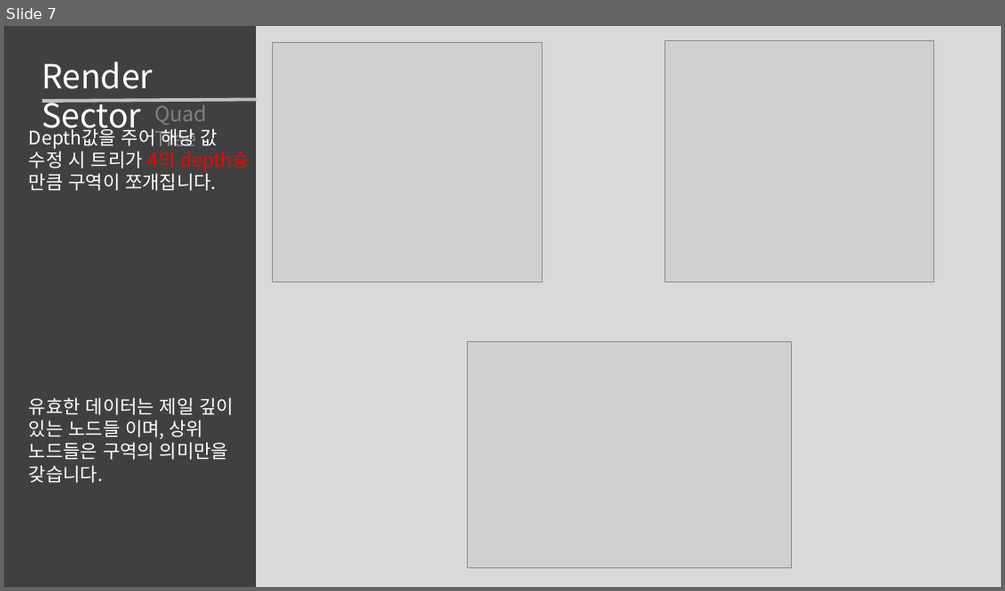
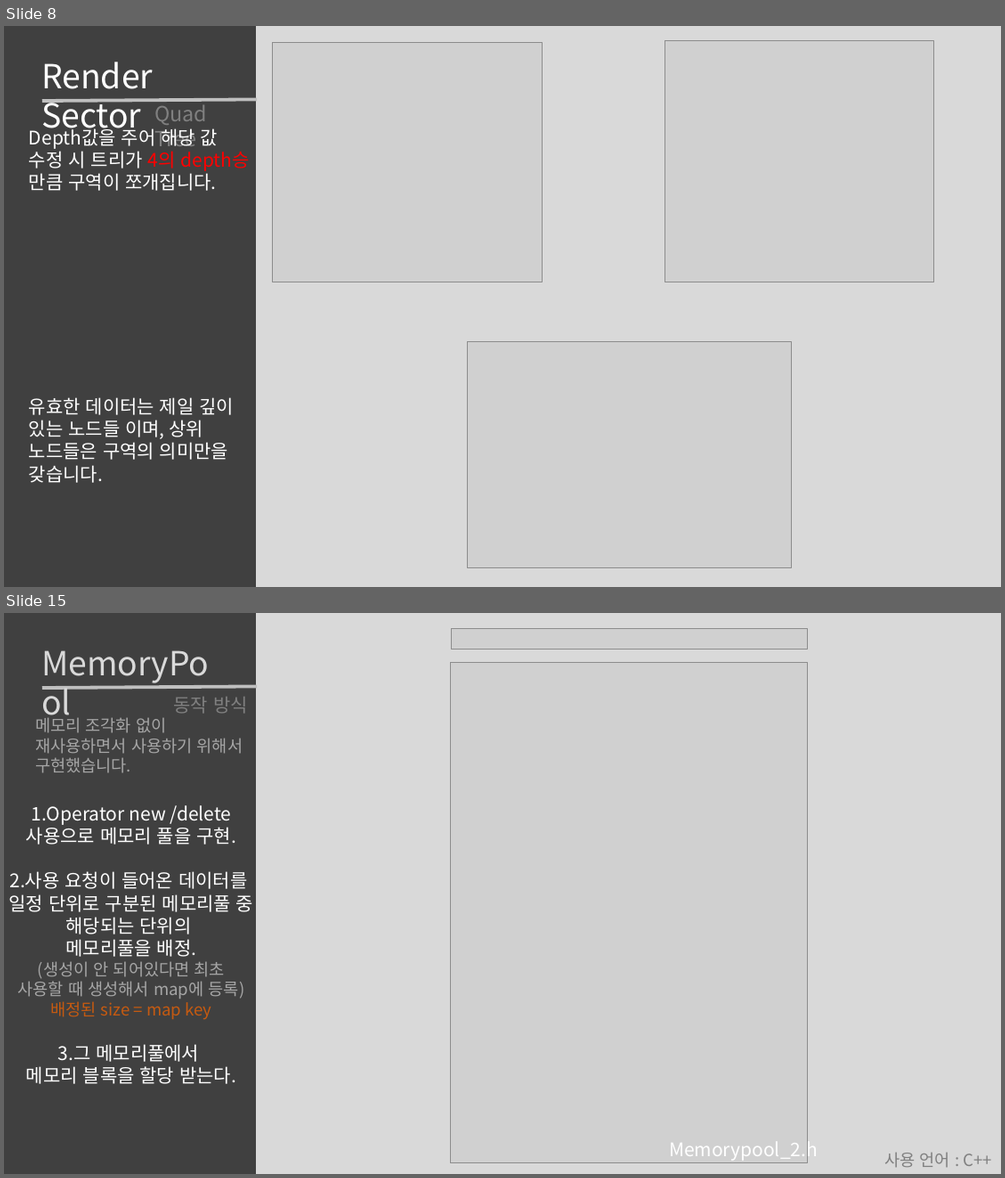
Before and after one commit to roka0105/Team.Yggdrasil_Server, a slide deck: 최예람 포트폴리오.pptx. Shown one above the other, each under a label of ours: slide 7 before the commit, slides 8 and 15 after it; the slides between them are not shown. The pictures are 1005x591 and 1005x1178 pixels, drawn with LibreOffice and Linux fonts; fonts in the diff are those of the drawing; grey boxes stand for pictures. Boxes give left, top, right and bottom in pixels: in the first picture for what was removed or moved away, otherwise in the second. Text is boxed around its words. In the diff, an @@ line names an element or a change of style, - is before the commit and + after.

Commit message:
포트폴리오 업데이트

```diff
--- a/최예람 포트폴리오.pptx
+++ b/최예람 포트폴리오.pptx
@@ slide 15 added at (4,613,1001,1174), background #404040 @@
@@ text added at (34,639,228,686), 32 pt, text #D9D9D9 @@
+MemoryPool
@@ rectangle added at (257,613,1001,1174), fill #D9D9D9, outline #D9D9D9 1 pt @@
@@ picture added at (451,628,808,649) @@
@@ picture added at (451,662,808,1163) @@
@@ line added from (42, 688) to (257, 686), #BFBFBF 3.25 pt @@
@@ text added at (35,714,243,773), 16 pt, text #A6A6A6 @@
+메모리 조각화 없이 재사용하면서 사용하기 위해서 구현했습니다.
@@ text added at (174,697,248,713), 18 pt, text #808080 @@
+동작 방식
@@ text added at (9,805,253,1084), 18 pt, text #FFFFFF @@
+1.Operator new /delete
+사용으로 메모리 풀을 구현.
+2.사용 요청이 들어온 데이터를
+일정 단위로 구분된 메모리풀 중
+해당되는 단위의
+메모리풀을 배정.
+(생성이 안 되어있다면 최초
+사용할 때 생성해서 map에 등록)
+배정된 size = map key
+3.그 메모리풀에서
+메모리 블록을 할당 받는다.
@@ text added at (669,1137,817,1160), 18 pt, text #FFFFFF @@
+Memorypool_2.h
@@ text added at (884,1152,992,1167), 16 pt, text #808080 @@
+사용 언어 : C++
@@ what was slide 7 is now slide 8 @@
```
Also in this commit, not shown: 15 slides changed, 6 other slides added, 3 slides removed, 11 other files.
